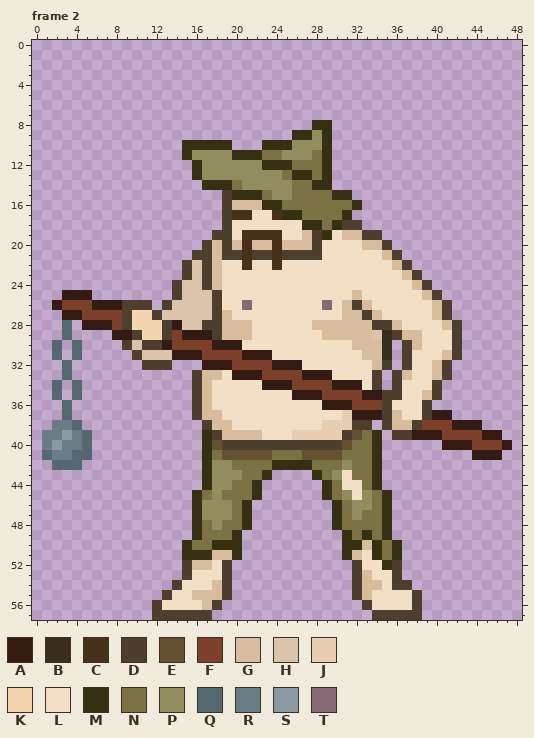
Pixel-art file: Assets/Tale and Ale Resources/Monsters/Peasant/Peasant2_alternative_animated.aseprite. Above: the version before the commit.
96x96 pixels, 4 frames. Colours within 5 levels of each other are drawn and written as one. Shown: frame 2. The old version is drawn lined up with the new one, on the new canvas. The commit also changed other frames, which this record leaves out.
Visible layers, top first: "Layer 2", "Layer 1".
Palette (. is transparent): A #331a12  B #392d20  C #48311a  D #4d3e2e  E #65502f  F #7d402b  G #d7bc9d  H #dbc4ab  J #e7ceb1  K #f4d5b0  L #f3dec6  M #363012  N #7b7243  P #928d5f  Q #556871  R #6a7d86  S #8a9aa2  T #866974
Pixels before, frame 2 (only the part around the change), first column x 0:
 0 .................................................
 1 .................................................
 2 .................................................
 3 .................................................
 4 .................................................
 5 .................................................
 6 .................................................
 7 .................................................
 8 ............................MM...................
 9 ..........................MMPM...................
10 ...............MMMMM...MMMPPPM...................
11 ...............MPPPPMMMNNPPPNM...................
12 ................MPPPPPPMMMNNNM...................
13 ................MPPPPPPPPNMMNM...................
14 .................MMMNPPPPPNNMM...................
15 ...................DMMMNPPNNNNMM.................
16 ...................DGGGMMNNNNNNNM................
17 ...................DCCLLCMMNNNNM.................
18 ...................DLLLLLLLMMNMDD................
19 ..................DDLCCCCLLGDMLGGDD..............
20 .................DGDGCGGCGGGDLLLLGGD.............
21 ................DDGDDCDDCDDDDLLLLLLGD............
22 ...............DHDGLLCLLCLLLLLLLLLLLGD...........
23 ...............DHDGLLLLLLLLLLLLLLLLLLGD..........
24 ..............DHHDGLLLLLLLLLLLLLLLLLLLGD.........
25 ...AAA........DHHHDLLLLLLLLLLLLLGLLLLLLGD........
26 ..AFFFAAADDD.DHHHHDLLTLLLLLLLTLGDGLLLLLLGD.......
27 ...AAFFFFDKKDHHHHHDGLLLLLLLLLLLGGDGLLLLLGD.......
28 ...Q.AAAFDKKKDAHHDDGGGLLLLLLGGGGGGDDGLLLLGD......
29 ...Q....AADKKDFAAADGGGLLLLLLLGGGGGHBDGGLLLD......
30 ..Q.Q....DHDDAFFFFAAALLLLLLLLLLLGGGB.DGLLLD......
31 ..Q.Q.....DHHHAAAFFFFAAALLLLLLLLLGGB.DLLLGD......
32 ...Q.......DDD...AAAFFFFAAALLLLLLLGD.DLLGD.......
33 ...Q............DGGLAAAFFFFAAALLLLD.DGLLGD.......
34 ..Q.Q...........DGLLLLLAAAFFFFAAALD.DLLLD........
35 ..Q.Q...........DGLLLLLLLLAAAFFFFAADDLLGD........
36 ...Q............DGLLLLLLLLLLLAAAFFFDLLLD.........
37 ...Q............DGGLLLLLLLLLLLLJAAADGLLDAA.......
38 ..RRQ............DGGLLLLLLLLLJJJDD.DGGDFFFAAA....
39 .RRSRQ...........MDGGGGLLLJJJJJDENM.DDAAAFFFFAA..
40 .RSRRQ...........MEDDDDDDDDDDDDENNM......AAAFFFA.
41 .QRRQQ...........MNEEEEENNNEEEENNNM.........AAA..
42 ..QQQ............MPPNNNNMMMMNNNPNNM..............
43 .................MPPPNNM....MNPLNNM..............
44 .................MPPNNM......MNLLNM..............
45 ................MNPNNNM......MNPLPNM.............
46 ................MPPPNM........MNPPNM.............
47 ................MPPPNM........MNPNNM.............
48 ................MNPNNM........MNNNNM.............
49 ................MNNNM..........MNMNM.............
50 ...............MNNMMM..........MMGMNM............
51 ...............MMMGGM..........MGLMNM............
52 ...............DGGLD............DLLMD............
53 ...............DLLLD............DGLLD............
54 ..............DLLLGD............DGGLDD...........
55 .............DLLGGGD............DGLLLLD..........
56 ............DLLLLGD..............DLLLLD..........
57 ............DDDDDD................DDDDD..........
And afterwards:
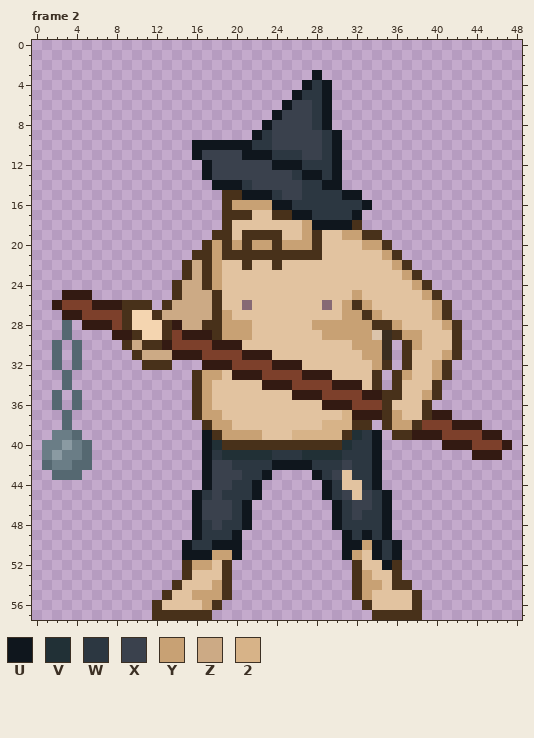
Colours new in this view: U #0f161d  V #213036  W #2c3741  X #3a414d  Y #c8a174  Z #ccaa85  2 #d7b388
Change:
canvas 96x96 -> 49x58, the old top-left corner now at -24,-38 (the part of the old canvas that was cut away was empty and is not shown)
colour L: #f3dec6 -> #e2c3a0
Changed rows in their new state; - is a pixel that keeps its letter.
Frame 2:
first column x 1:
 3 ---------------------------U--------------
 4 --------------------------UWU-------------
 5 -------------------------UWWU-------------
 6 ------------------------UXXWU-------------
 7 -----------------------UXXXWU-------------
 8 ----------------------UXXXXWU-------------
 9 ---------------------UWXXXXXWU------------
10 --------------.UUUUUUWWXXXXXWU------------
11 --------------.UXXXXUUUWWWXXWU------------
12 ---------------.UXXXXXXUUUWWWU------------
13 ---------------.UXXXXXXXXWUUWU------------
14 ----------------.UUUWXXXXXWWUU------------
15 ------------------CCUUUWXXWWWWUU----------
16 ------------------CYYYYUUWWWWWWWU---------
17 ------------------C-----CUUWWWWU----------
18 ------------------C-------YUUUUC----------
19 -----------------CC-------YCL-YYCC--------
20 ----------------CYCY-YY-YYYC----YYC-------
21 ---------------CCYCC-CC-CCCC------YC------
22 --------------CZCY-----------------YC-----
23 --------------CZCY------------------YC----
24 -------------CZZCY-------------------YC---
25 -------------CZZZC-------------Y------YC--
26 --------CCC-CZZZZC------------YCY------YC-
27 --------C--CZZZZZCY-----------YYCY-----YC-
28 --------C---C-ZZCCYYY------YYYYYYCCY----YC
29 ---------C--C----CYYY-------YYYYY--CYY---C
30 --------CZCC-------------------YYY--CY---C
31 ---------CZZZ-------------------YY--C---YC
32 -Q.Q------CCC--------------------YC-C--YC-
33 ---------------CYY---------------C-CY--YC-
34 -.Q.-----------CY----------------C-C---C--
35 ---------------CY-----------------CC--YC--
36 -Q.Q-----------CY-----------------C---C---
37 ---------------CYY------------2---CY--C---
38 -.Q.------------CYY---------222CC-CYYC----
39 .-RQ.-----------UCYYYY---22222CVWU-CC-----
40 -RS-------------UVCCCCCCCCCCCCVWWU--------
41 RS-R------------UWVVVVVWWWVVVVWWWU--------
42 QRR-Q-----------UXXWWWWUUUUWWWXWWU--------
43 -QQQ------------UXXXWWU----UWX-WWU--------
44 ----------------UXXWWU------UW--WU--------
45 ---------------UWXWWWU------UWX-XWU-------
46 ---------------UXXXWU--------UWXXWU-------
47 ---------------UXXXWU--------UWXWWU-------
48 ---------------UWXWWU--------UWWWWU-------
49 ---------------UWWWU----------UWUWU-------
50 --------------UWWUUU----------UUYUWU------
51 --------------UUUYYU----------UY-UWU------
52 --------------CYY-C------------C--UC------
53 --------------C---C------------CY--C------
54 -------------C---YC------------CYY-CC-----
55 ------------C--YYYC------------CY----C----
56 -----------C----YC--------------C----C----
57 -----------CCCCCC----------------CCCCC----
Changed places in both pictures, as pixel boxes (x1, y1, x2, y2):
changed: (122, 70, 462, 620)
changed: (42, 360, 92, 480)
